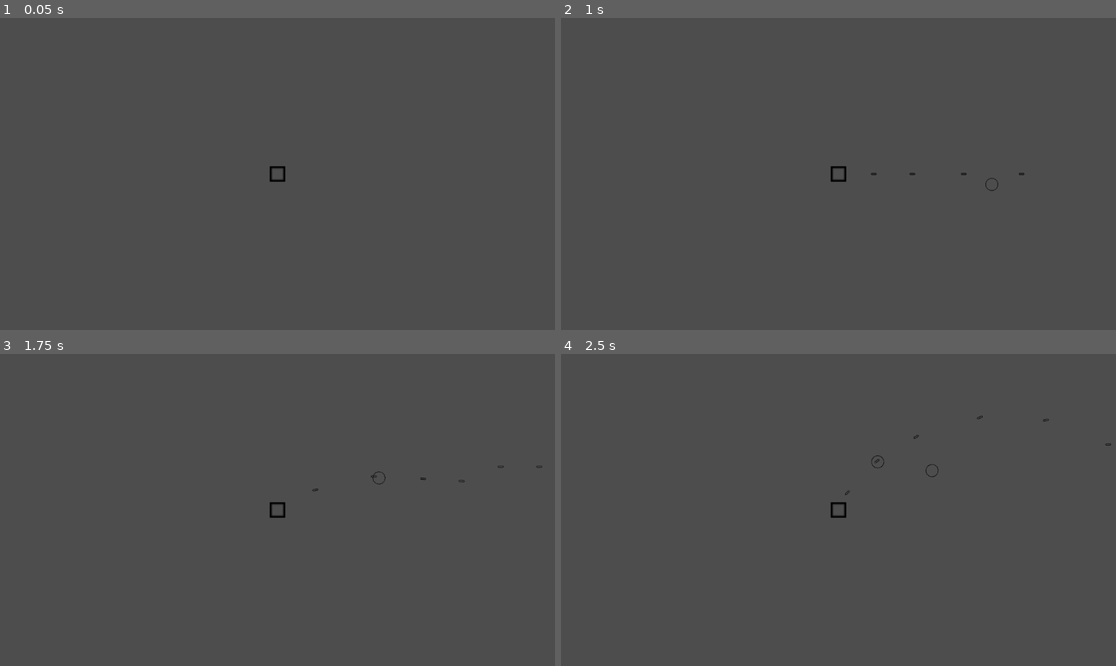
Above: before the commit, frames 1-4 (two rows, left to right).
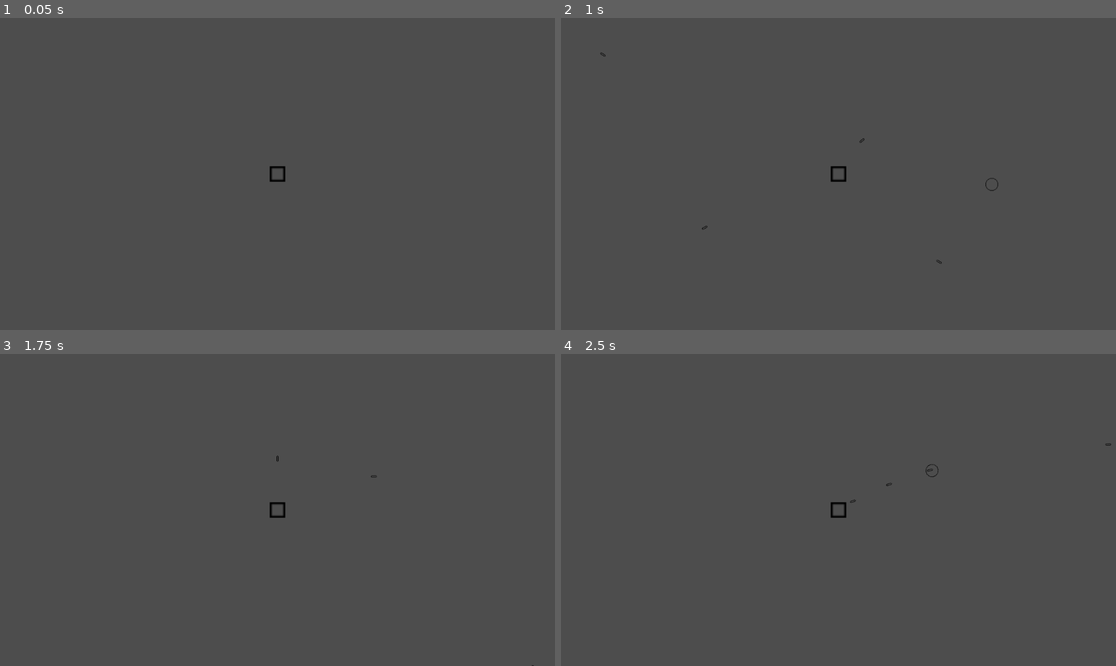
Above: after the commit, the same moments.

Repository: ROKAMETISM/Composition-Based-Practice-1
Game: Godot game, scene res://Scenes/level.tscn
The game is run twice, just before and just after one commit, with the same random seed, the same clock (stepped at 60 frames per second) and the same inputs.
Inputs:
- Up to frame 1 (0.05 s): no input
- Up to frame 2 (1 s): tap Enter at 0.5 s; hold D (move_right) from 0.53 s (still down)
- Up to frame 3 (1.75 s): release D (move_right) at 1.28 s; hold S (move_down) from 1.28 s (still down)
- Up to frame 4 (2.5 s): release S (move_down) at 2.03 s; hold D (move_right) from 2.03 s (still down)

Frame 1 is identical in both runs. In frame 2, less than 0.1% of the frame differs, in the area x 7-84%, y 11-79%; in frame 3, less than 0.1%; in frame 4, less than 0.1%, in the area x 51-88%, y 19-48%.

Commit message:
Implement Projectile Collision To Enemy

Diff:
--- a/Scenes/projectile_rifle.tscn
+++ b/Scenes/projectile_rifle.tscn
@@ -21,3 +21,5 @@
 [node name="DamageComponent" type="Node" parent="."]
 script = ExtResource("3_fqvgl")
 metadata/_custom_type_script = "uid://8haeqpc061cw"
+
+[connection signal="body_entered" from="." to="." method="_on_body_entered"]
--- a/Scripts/enemy.gd
+++ b/Scripts/enemy.gd
@@ -9,9 +9,13 @@
 	var hpcomponent = $HPComponent
 	hpcomponent.set_max_hp(enemy_max_hp)
 	hpcomponent.set_current_hp(enemy_current_hp)
+	hpcomponent.connect("died", _on_died)
 
 func _process(delta: float) -> void:
 	enemy_ai()
 	move_and_slide()
 
+func _on_died() -> void:
+	queue_free()
+
 @abstract func enemy_ai() -> void
--- a/Scripts/hp_component.gd
+++ b/Scripts/hp_component.gd
@@ -4,6 +4,7 @@
 signal current_hp_changed(new_current_hp, hp_delta)
 signal max_hp_changed(new_max_hp, hp_delta)
 signal died
+
 
 var max_hp := 100
 var current_hp := 100
@@ -21,4 +22,5 @@
 func take_damage(damage : int) -> void:
 	current_hp -= damage
 	emit_signal("current_hp_changed", current_hp, -damage)
-	emit_signal("died")
+	if current_hp <= 0:
+		emit_signal("died")
--- a/Scripts/projectile_rifle.gd
+++ b/Scripts/projectile_rifle.gd
@@ -5,3 +5,17 @@
 func _process(delta: float) -> void:
 	var velocity := Vector2(speed, 0.0).rotated(rotation)
 	global_position += velocity * delta
+
+func set_damage(new_damage : int) -> void:
+	$DamageComponent.set_damage(new_damage)
+
+func _on_body_entered(body: Node2D) -> void:
+	#detected an Enemy hit by this projectile.
+	if body == null:
+		return
+	if !body.is_in_group("Enemies"):
+		return
+	var hpcomponent = body.get_node_or_null("HPComponent")
+	if hpcomponent:
+		hpcomponent.take_damage($DamageComponent.get_damage())
+		queue_free()
--- a/Scripts/weapon_rifle.gd
+++ b/Scripts/weapon_rifle.gd
@@ -6,6 +6,7 @@
 var fire_timer := fire_interval
 const rifle_projectile = preload("res://Scenes/projectile_rifle.tscn")
 var projectile_speed := 600.0
+var projectile_damage := 75
 var tree_current_scene
 var player
 
@@ -16,13 +17,13 @@
 		fire_weapon(closest_enemy)
 
 func fire_weapon(closest_enemy) -> void:
-	print("weapon fire called")
 	var projectile = rifle_projectile.instantiate()
 	projectile.global_position = player.global_position
 	projectile.speed = projectile_speed
+	projectile.set_damage(projectile_damage)
 	if closest_enemy:
 		projectile.rotation = (closest_enemy.global_position - player.global_position).angle()
 	else:
-		projectile.rotation = 0.0
+		projectile.rotation = randf_range(0.0, 2*PI)
 	tree_current_scene.add_child(projectile)
 	#Todo : Implement auto-aim at closest enemy
